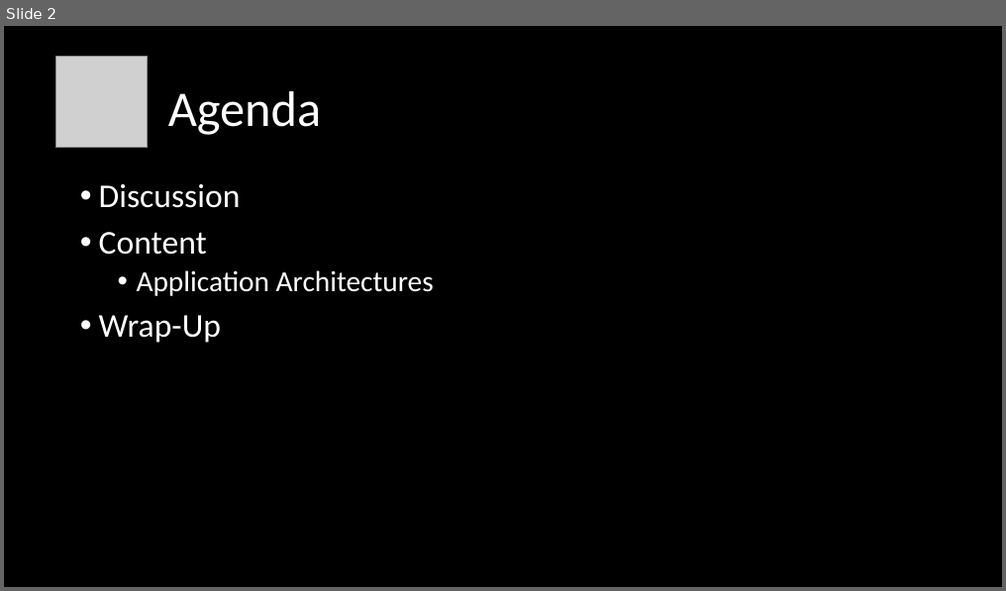
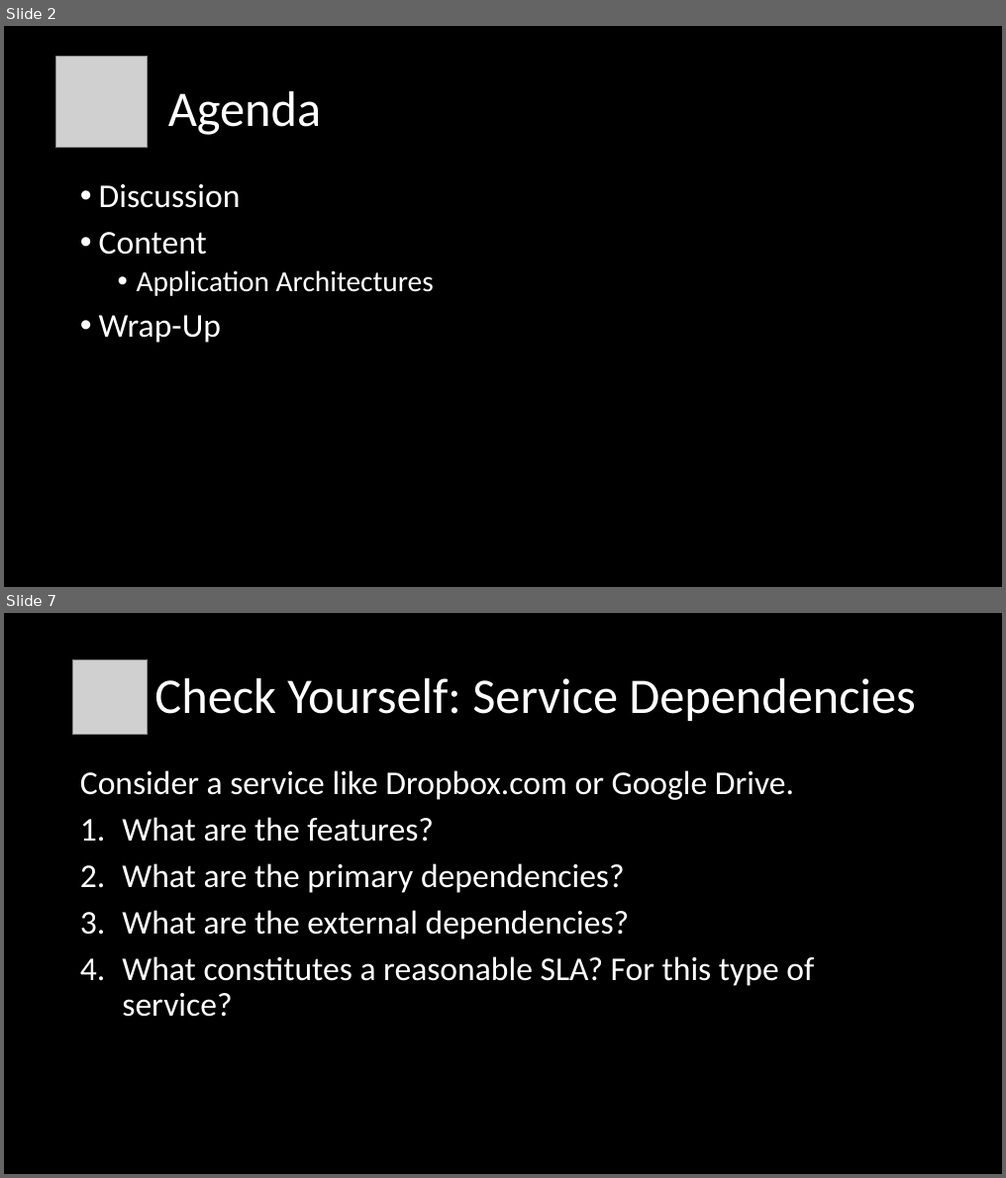
Before and after one commit to orstewar/ist346-content, a slide deck: content/09-services-application-architectures.pptx. Shown one above the other, each under a label of ours: slide 2 before the commit, slides 2 and 7 after it; the slides between them are not shown. The pictures are 1006x591 and 1006x1178 pixels, drawn with LibreOffice and Linux fonts; fonts in the diff are those of the drawing; grey boxes stand for pictures. Boxes give left, top, right and bottom in pixels: in the first picture for what was removed or moved away, otherwise in the second. Text is boxed around its words. In the diff, an @@ line names an element or a change of style, - is before the commit and + after.

```diff
--- a/content/09-services-application-architectures.pptx
+++ b/content/09-services-application-architectures.pptx
@@ slide 7 added at [4, 613, 1002, 1174], background #000000 @@
@@ picture added at [73, 660, 148, 735] @@
@@ title added at [154, 678, 915, 721], 48 pt, text #FFFFFF @@
+Check Yourself: Service Dependencies
@@ text added at [80, 770, 814, 1017], 32 pt, text #FFFFFF @@
+Consider a service like Dropbox.com or Google Drive.
+1. What are the features?
+2. What are the primary dependencies?
+3. What are the external dependencies?
+4. What constitutes a reasonable SLA? For this type of service?
```
Also in this commit, not shown: 5 slides changed, 3 other slides added, 23 slides removed, 2 other files.
